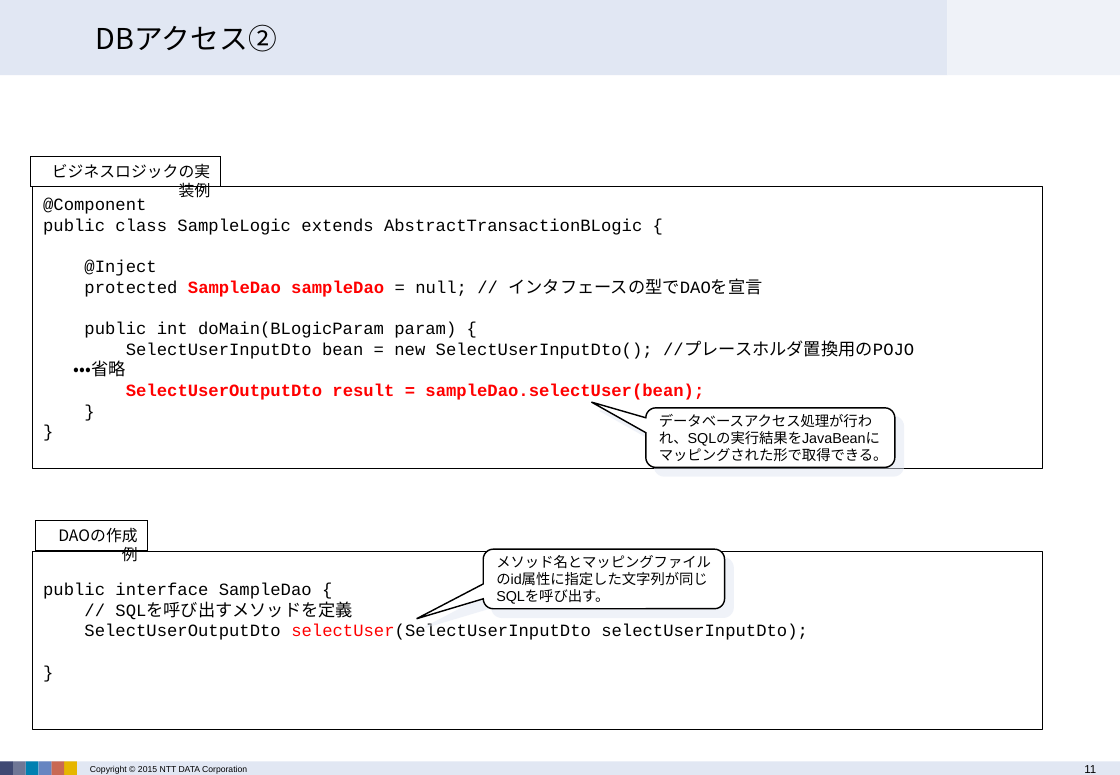
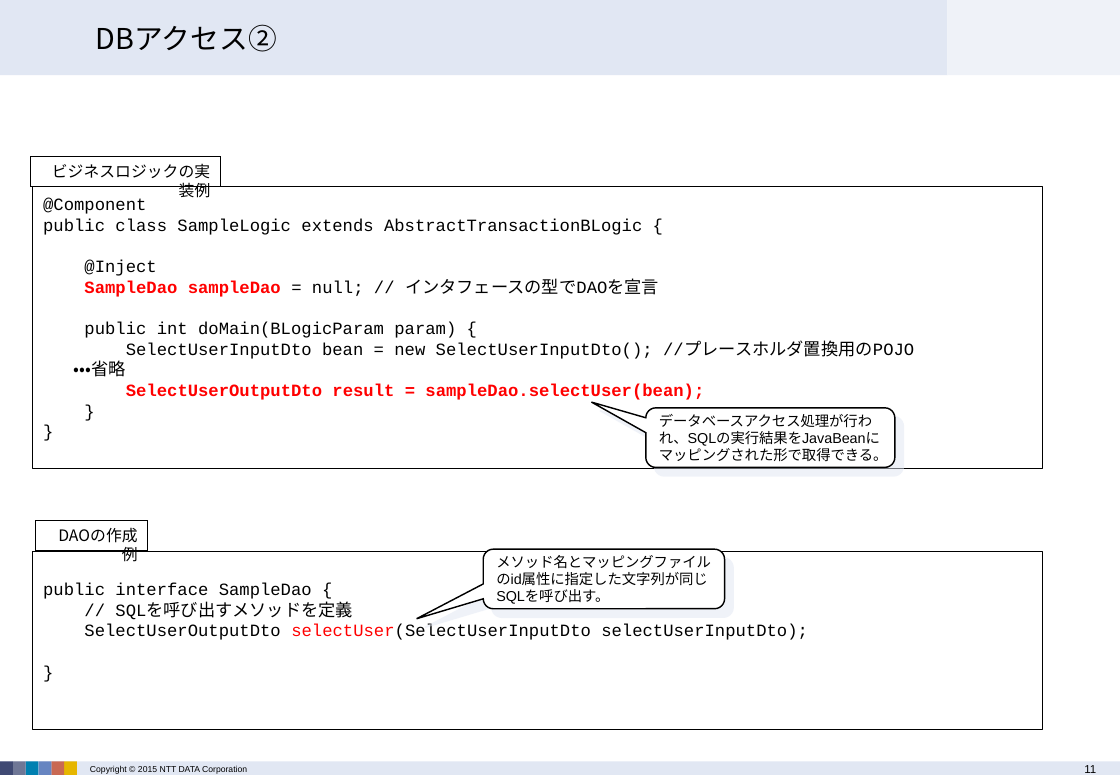
Before and after one commit to terasoluna-batch/terasoluna-doc, a slide deck: slide 11 of architecture/TERASOLUNA Batch Framework for Java Version 3.x 説明資料.pptx. Drawn at 1120x775 pixels with LibreOffice and Linux fonts; fonts in the diff are those of the drawing; background and template pictures are left out. Boxes give left, top, right and bottom in pixels: in the first picture for what was removed or moved away, otherwise in the second. Text is boxed around its words. In the diff, an @@ line names an element or a change of style, - is before the commit and + after.

```diff
--- a/architecture/TERASOLUNA Batch Framework for Java Version 3.x 説明資料.pptx
+++ b/architecture/TERASOLUNA Batch Framework for Java Version 3.x 説明資料.pptx
@@ text in rectangle at box(84, 278, 659, 297): text changed @@
-protected SampleDao sampleDao = null; // インタフェースの型でDAOを宣言
+SampleDao sampleDao = null; // インタフェースの型でDAOを宣言
```
Also in this commit, not shown: 4 other slides changed, 11 other files.
